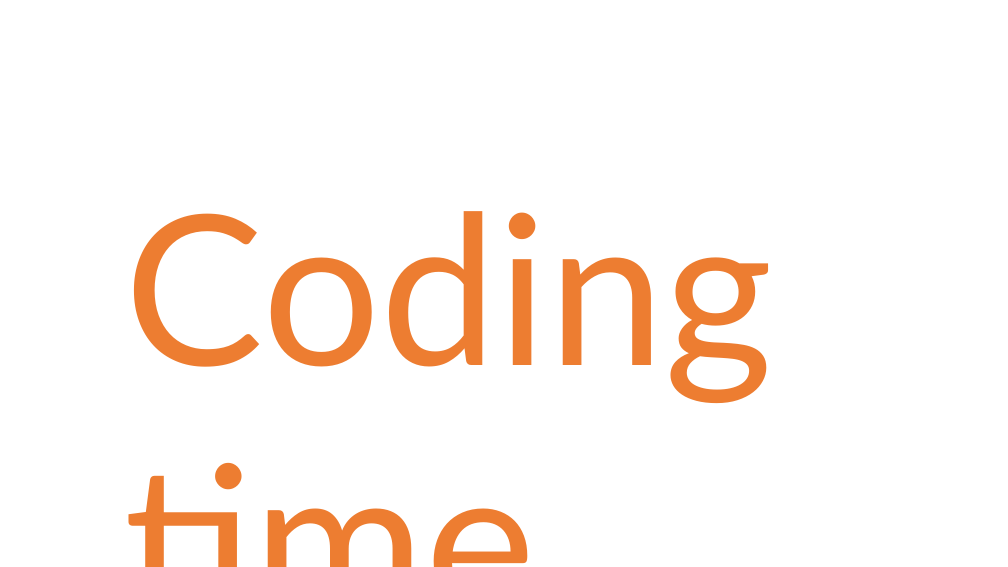
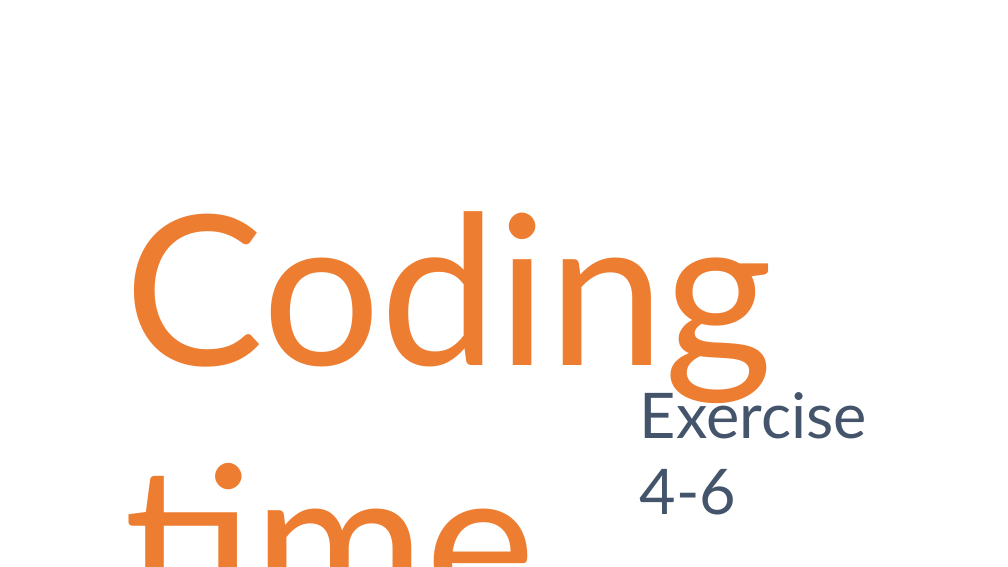
Before and after one commit to danielmarbach/dwx16.async-chain, a slide deck: slide 24 of presentation.pptx (slide 25 before the commit). Drawn at 1008x567 pixels with LibreOffice and Linux fonts; fonts in the diff are those of the drawing. Boxes give left, top, right and bottom in pixels: in the first picture for what was removed or moved away, otherwise in the second. Text is boxed around its words. In the diff, an @@ line names an element or a change of style, - is before the commit and + after.

Commit message:
Slides update

```diff
--- a/presentation.pptx
+++ b/presentation.pptx
@@ text added at [640, 383, 867, 515], 60 pt, text #44546A @@
+Exercise 4-6
```
Also in this commit, not shown: 7 other slides changed, 2 slides added, 1 slide removed, 1 other file.
